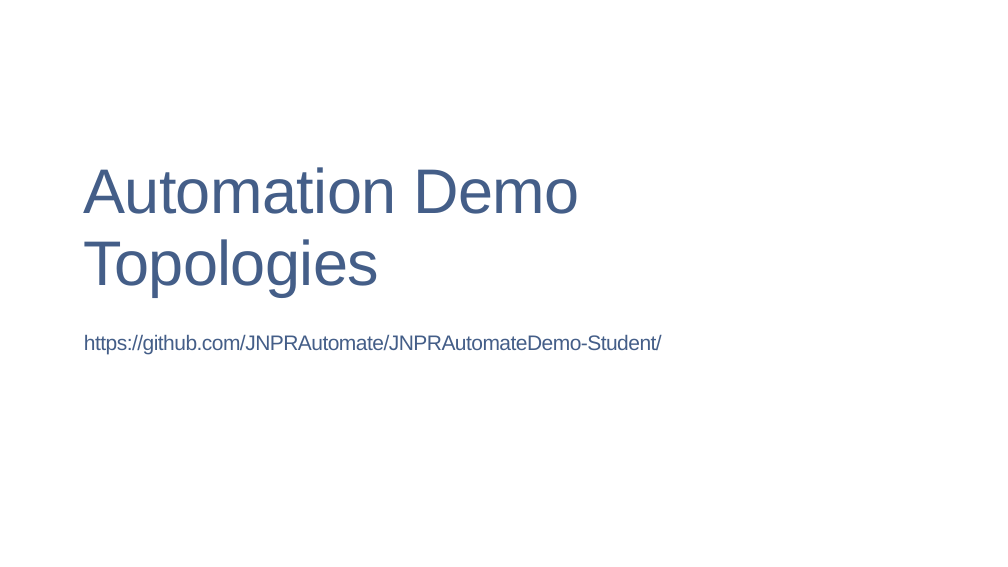
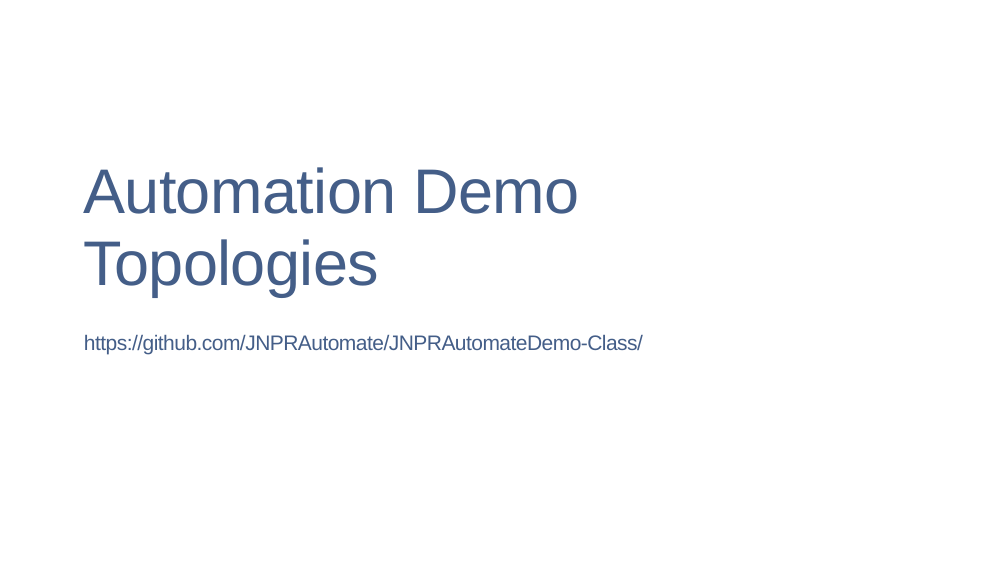
Before and after one commit to JNPRAutomate/JNPRAutomateDemo-Class, a slide deck: slide 1 of handouts/AutomationDemoTopology.pptx. Drawn at 1008x567 pixels with LibreOffice and Linux fonts; fonts in the diff are those of the drawing; background and template pictures are left out. Boxes give left, top, right and bottom in pixels: in the first picture for what was removed or moved away, otherwise in the second. Text is boxed around its words. In the diff, an @@ line names an element or a change of style, - is before the commit and + after.

```diff
--- a/handouts/AutomationDemoTopology.pptx
+++ b/handouts/AutomationDemoTopology.pptx
@@ text at [84,334,643,354]: text changed @@
-https://github.com/JNPRAutomate/JNPRAutomateDemo-Student/
+https://github.com/JNPRAutomate/JNPRAutomateDemo-Class/
```
Also in this commit, not shown: 1 other slide changed, 1 other file.
